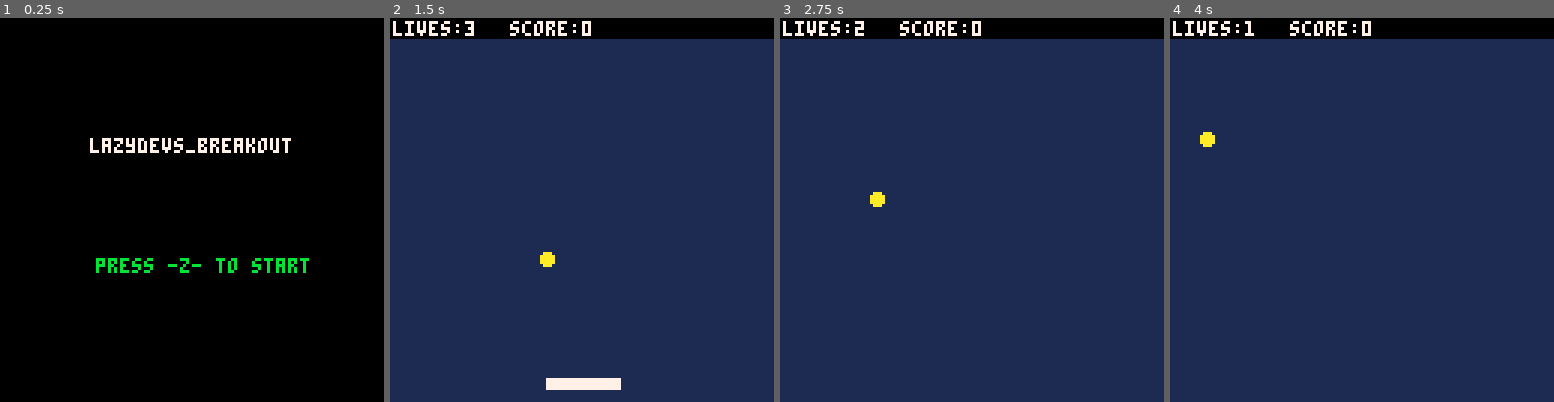
Above: before the commit, frames 1-4 (left to right).
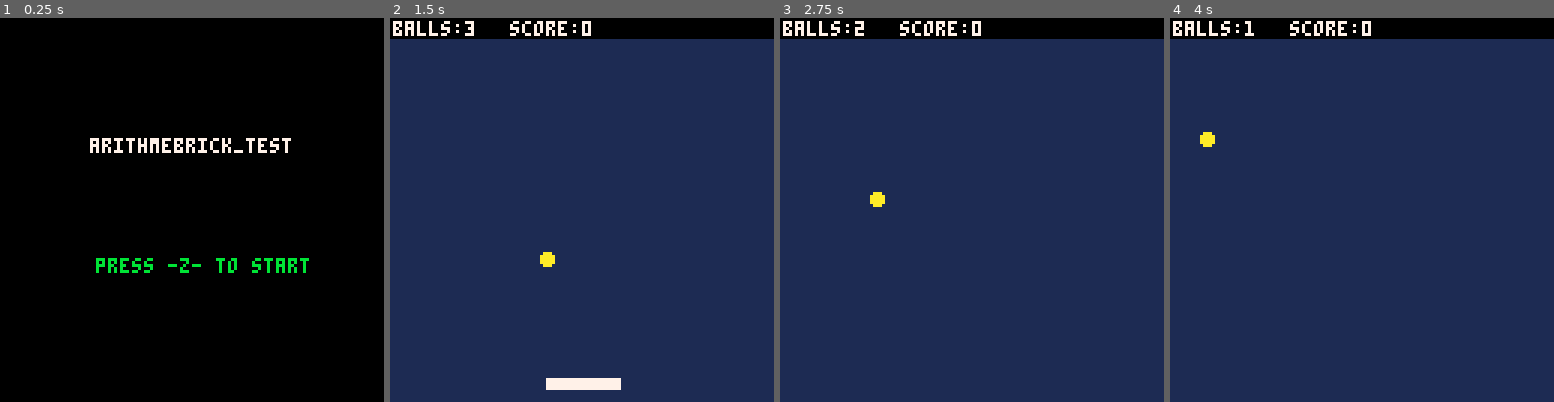
Above: after the commit, the same moments.

Repository: loathe-sum/Arithmebrick
Game: PICO-8 cartridge arithmebrick_mainNotes.p8
The game is run twice, just before and just after one commit, with the same random seed, the same clock (stepped at 60 frames per second) and the same inputs.
Inputs:
- Up to frame 1 (0.25 s): no input
- Up to frame 2 (1.5 s): tap O (Z key) at 0.7 s
- Up to frame 3 (2.75 s): hold Right 1.6-2.1 s; tap O (Z key) at 1.7, 2.1, 2.5 s; hold Right from 2.47 s (still down)
- Up to frame 4 (4 s): tap O (Z key) at 2.9, 3.3, 3.7 s; release Right at 3.03 s; hold Left 3.08-3.58 s

The runs differ from the first frame. In frame 1, 0.7% of the frame differs, in the area x 24-73%, y 31-36%; in frame 2, 0.1%; in frame 3, 0.1%; in frame 4, 0.1%.

Commit message:
textcleanup

Diff:
--- a/arithmebrick_mainNotes.p8
+++ b/arithmebrick_mainNotes.p8
@@ -131,7 +131,7 @@
 
 function draw_start()
  cls()
- print("lazydevs_breakout",30,40,7)
+ print("arithmebrick_test",30,40,7)
  print("press -z- to start",32,80,11)
 end
 
@@ -139,7 +139,7 @@
  --cls()
  rectfill(0,60,128,75,0)
  print("game over",46,62,7)
- print("press ヌ█⬆️ to restart",27,68,6)
+ print("press -z- to restart",27,68,6)
 end
 
 function draw_game()
@@ -148,7 +148,7 @@
  rectfill(pad_x,pad_y,pad_x+pad_w,pad_y+pad_h,pad_c)
 
  rectfill(0,0,128,6,0)
- print("lives:"..lives,1,1,7)
+ print("balls:"..lives,1,1,7)
  print("score:"..points,40,1,7)
 
 end
